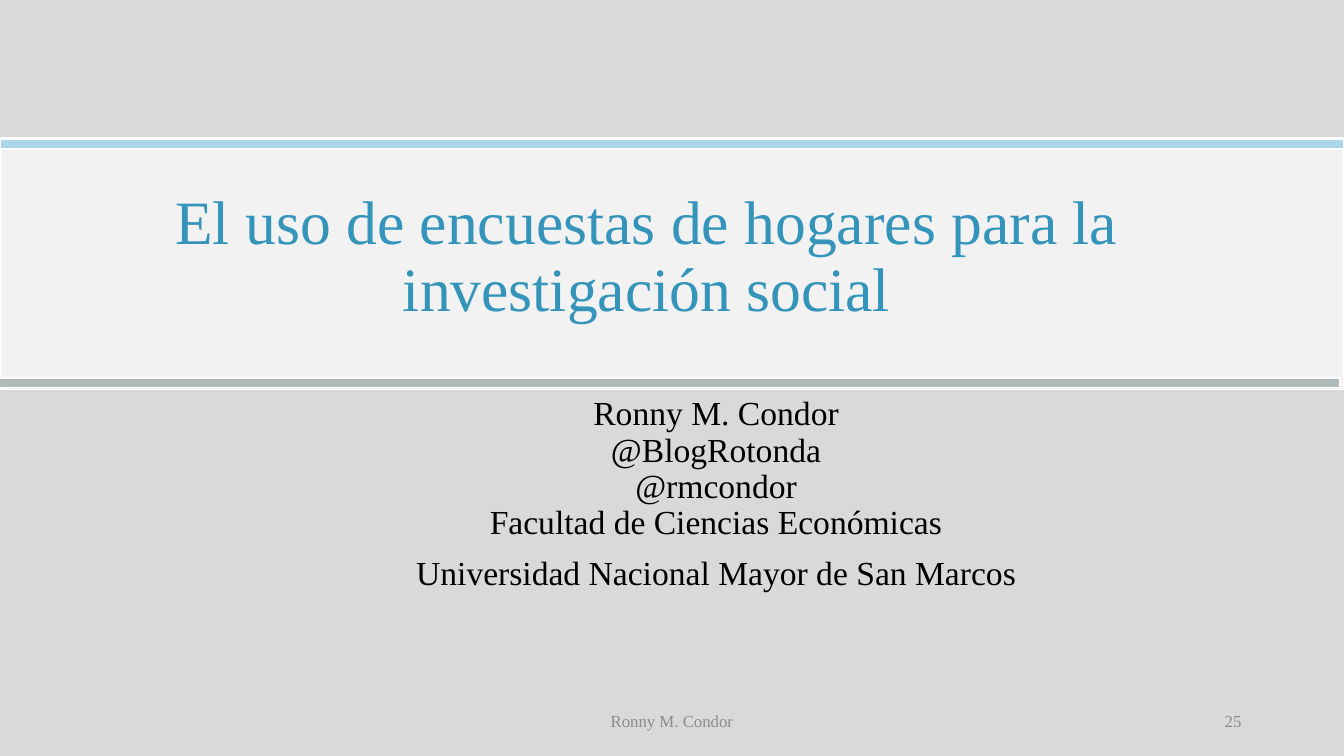
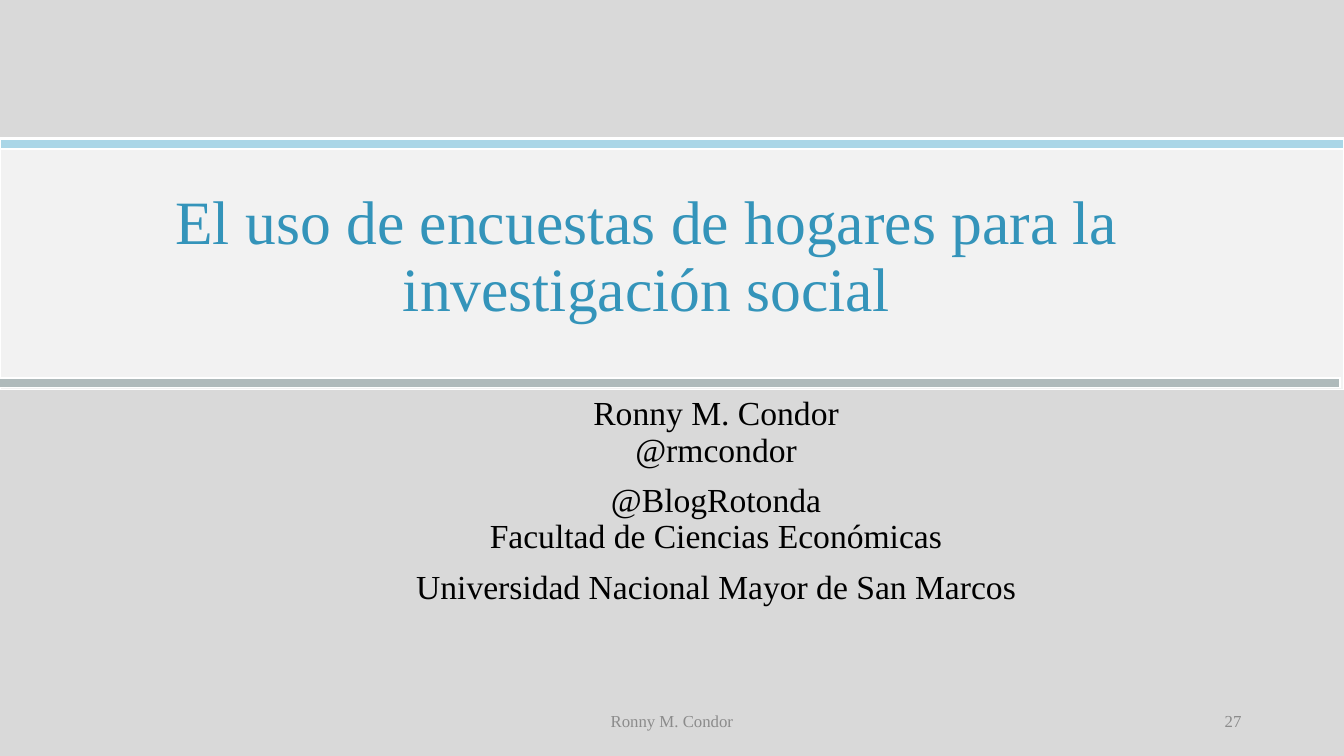
Before and after one commit to rmcondor/Theories-of-Distribution-and-Inequality-Course, a slide deck: slide 27 of Lecture 1/Notas de clase 01.pptx (slide 25 before the commit). Drawn at 1344x756 pixels with LibreOffice and Linux fonts; fonts in the diff are those of the drawing. Boxes give left, top, right and bottom in pixels: in the first picture for what was removed or moved away, otherwise in the second. Text is boxed around its words. In the diff, an @@ line names an element or a change of style, - is before the commit and + after.

```diff
--- a/Lecture 1/Notas de clase 01.pptx
+++ b/Lecture 1/Notas de clase 01.pptx
@@ subtitle at (x1=490, y1=401, x2=942, y2=549): text changed @@
-Ronny M. Condor
-@BlogRotonda
-@rmcondor
-Facultad de Ciencias Económicas
+Ronny M. Condor
+@rmcondor
+@BlogRotonda
+Facultad de Ciencias Económicas
@@ page number at (x1=1225, y1=716, x2=1242, y2=727): text changed @@
-25
+27
```
Also in this commit, not shown: 2 slides added, 3 other files.
